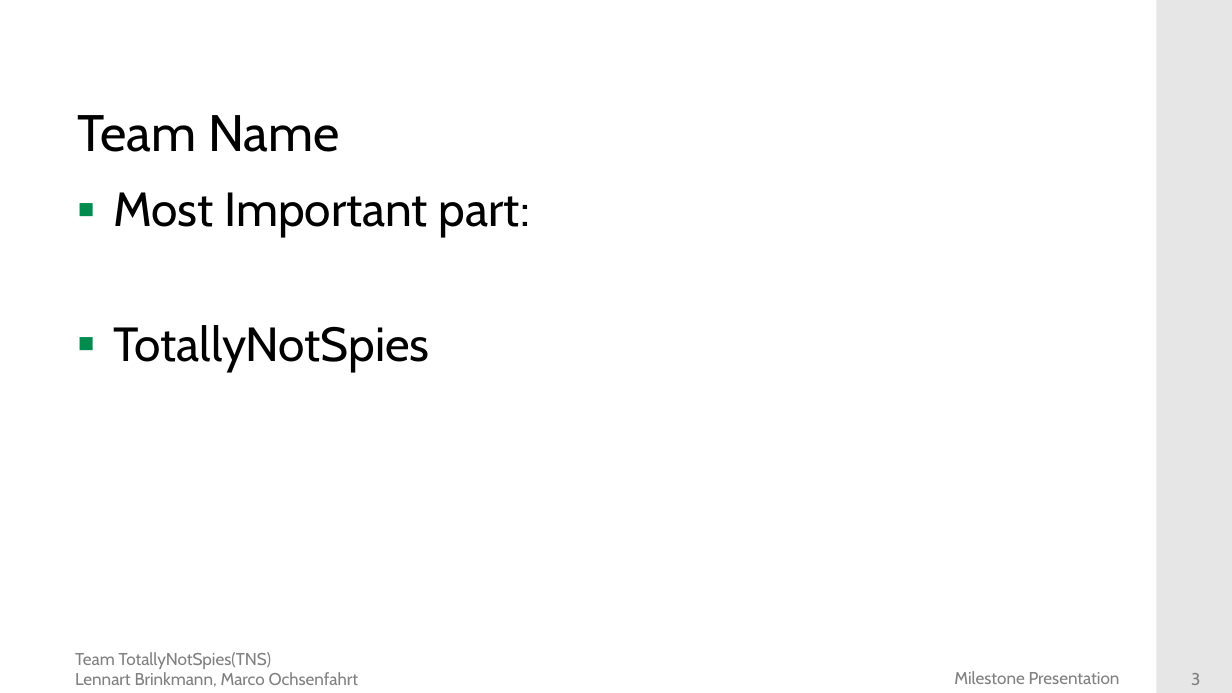
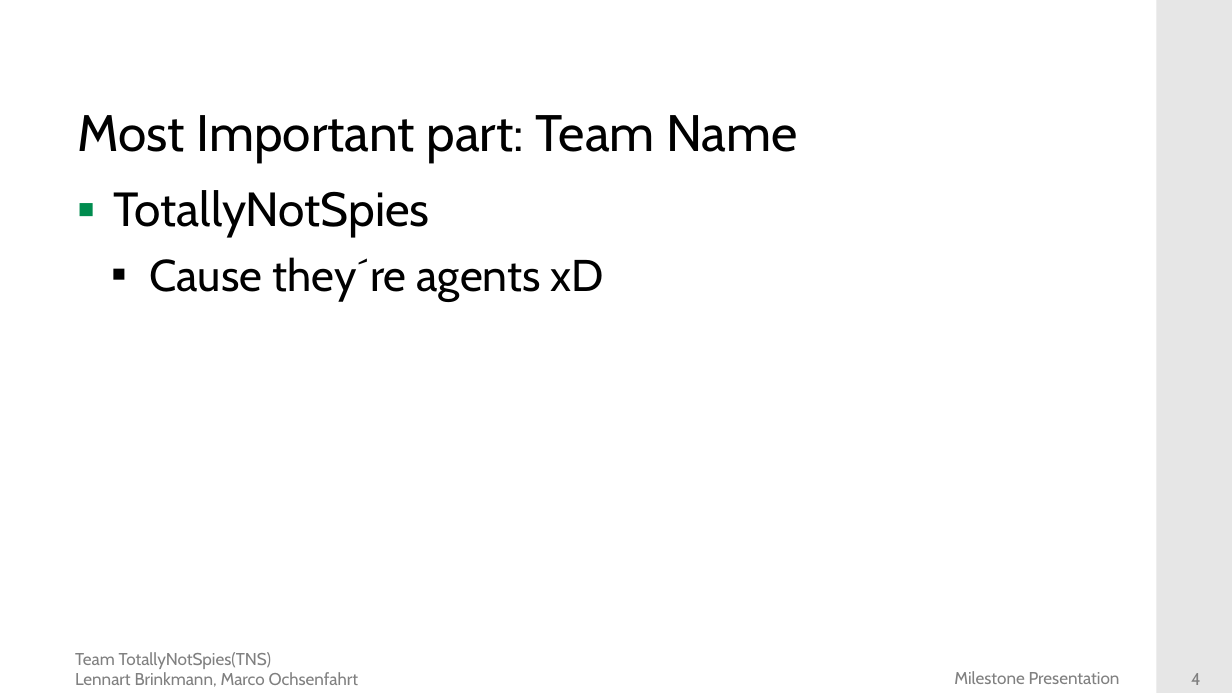
Before and after one commit to DieMango/PiB_Bri_Och, a slide deck: slide 4 of Milestone1 Presentation.pptx (slide 3 before the commit). Drawn at 1232x693 pixels with LibreOffice and Linux fonts; fonts in the diff are those of the drawing; background and template pictures are left out. Boxes give left, top, right and bottom in pixels: in the first picture for what was removed or moved away, otherwise in the second. Text is boxed around its words. In the diff, an @@ line names an element or a change of style, - is before the commit and + after.

```diff
--- a/Milestone1 Presentation.pptx
+++ b/Milestone1 Presentation.pptx
@@ title at [77, 115, 798, 162]: text changed @@
-Team Name
+Most Important part: Team Name
@@ text at [113, 192, 530, 238]: paragraph removed @@
-▪ Most Important part:
@@ text at [149, 257, 604, 301]: paragraph added @@
+  ▪ Cause they´re agents xD
@@ page number at [1191, 673, 1201, 685]: text changed @@
-3
+4
```
Also in this commit, not shown: 3 other slides changed, 3 slides added, 2 slides removed.
